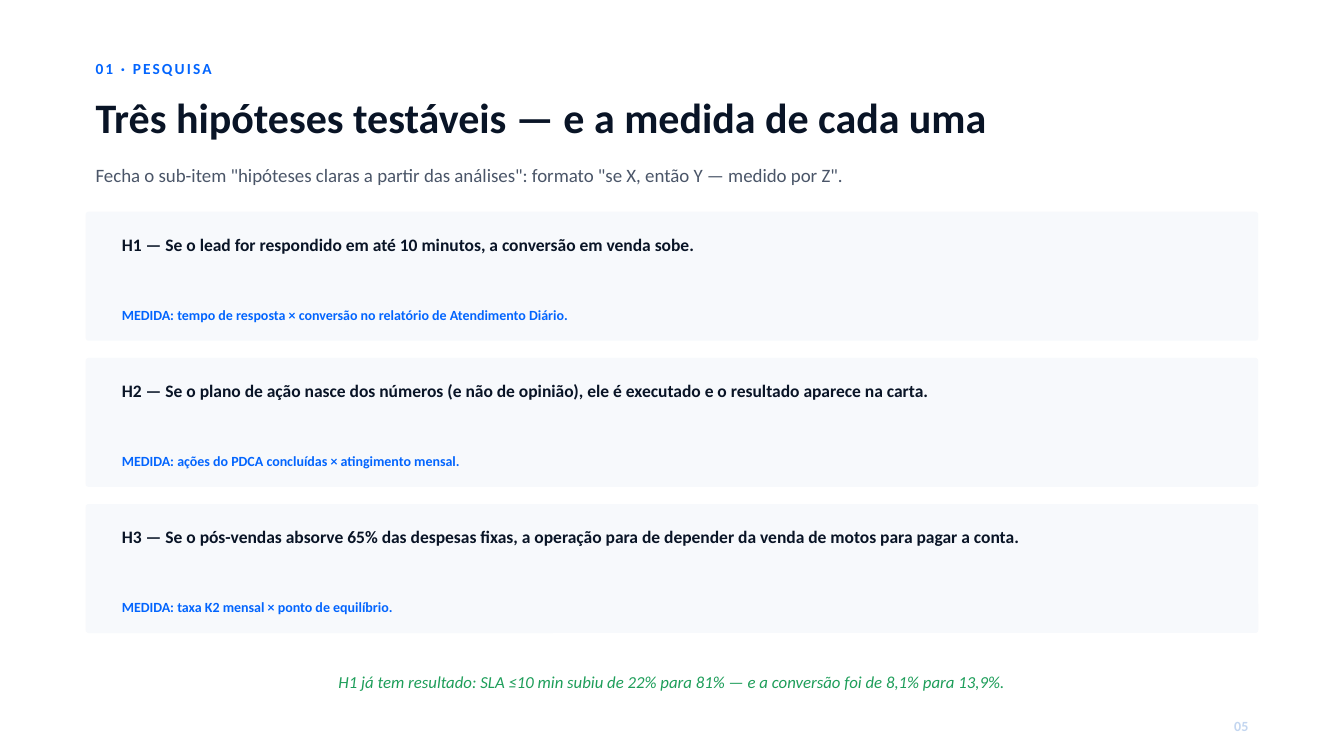
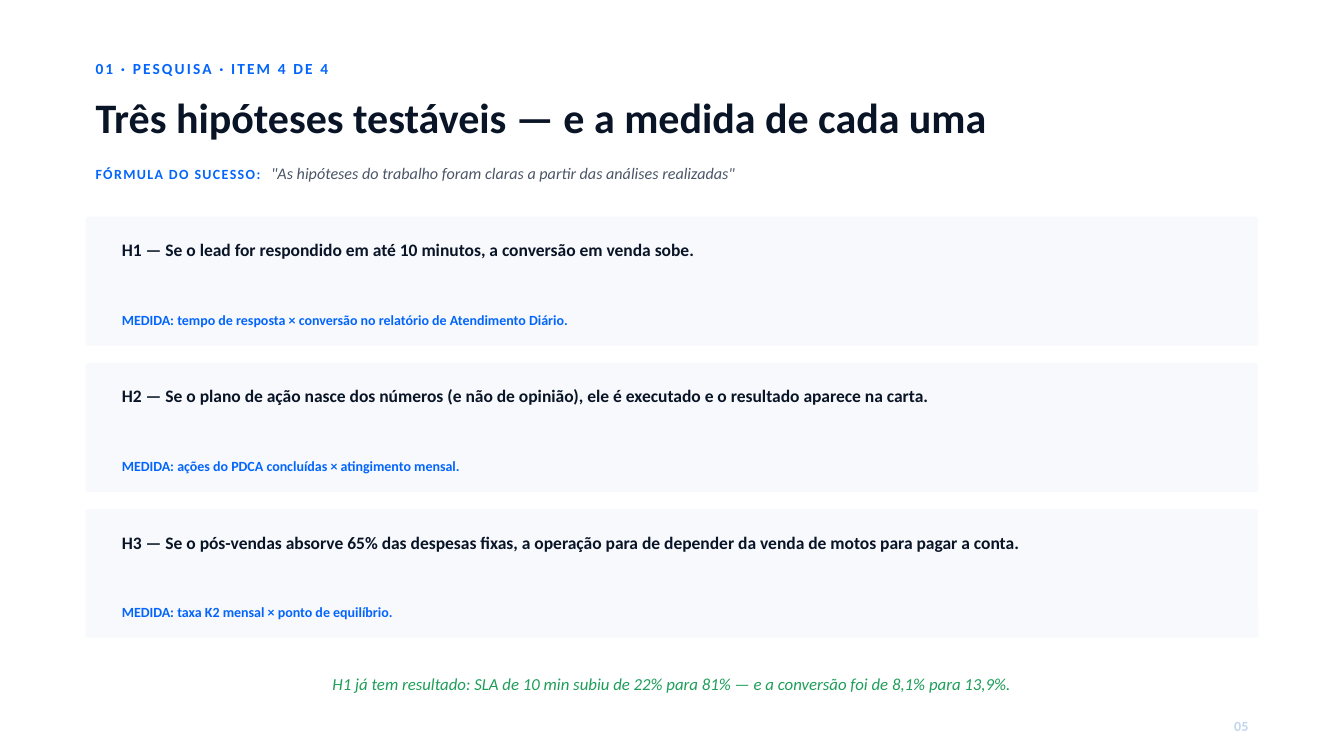
Before and after one commit to Caiquespkt0611/smart-dealer, a slide deck: slide 6 of _NOVAS MELHORIAS/DECK-BANCA-YAMAHAWAY.pptx. Drawn at 1344x756 pixels with LibreOffice and Linux fonts; fonts in the diff are those of the drawing. Boxes give left, top, right and bottom in pixels: in the first picture for what was removed or moved away, otherwise in the second. Text is boxed around its words. In the diff, an @@ line names an element or a change of style, - is before the commit and + after.

```diff
--- a/_NOVAS MELHORIAS/DECK-BANCA-YAMAHAWAY.pptx
+++ b/_NOVAS MELHORIAS/DECK-BANCA-YAMAHAWAY.pptx
@@ text at (96,64,328,76): text changed @@
-01 · PESQUISA
+01 · PESQUISA · ITEM 4 DE 4
@@ text at (96,167,735,182): text changed; size 13.5 to 11.5 pt; italic on @@
-Fecha o sub-item "hipóteses claras a partir das análises": formato "se X, então Y — medido por Z".
+FÓRMULA DO SUCESSO: "As hipóteses do trabalho foram claras a partir das análises realizadas"
@@ 6 texts, 3 rounded rectangles: place and size @@
-6 texts, 3 rounded rectangles at (86,212,1258,633)
+6 texts, 3 rounded rectangles at (86,217,1258,638)
@@ text at (332,678,1010,693): text changed @@
-H1 já tem resultado: SLA ≤10 min subiu de 22% para 81% — e a conversão foi de 8,1% para 13,9%.
+H1 já tem resultado: SLA de 10 min subiu de 22% para 81% — e a conversão foi de 8,1% para 13,9%.
```
Also in this commit, not shown: 7 other slides changed, 22 slides added, 11 slides removed, 3 other files.
